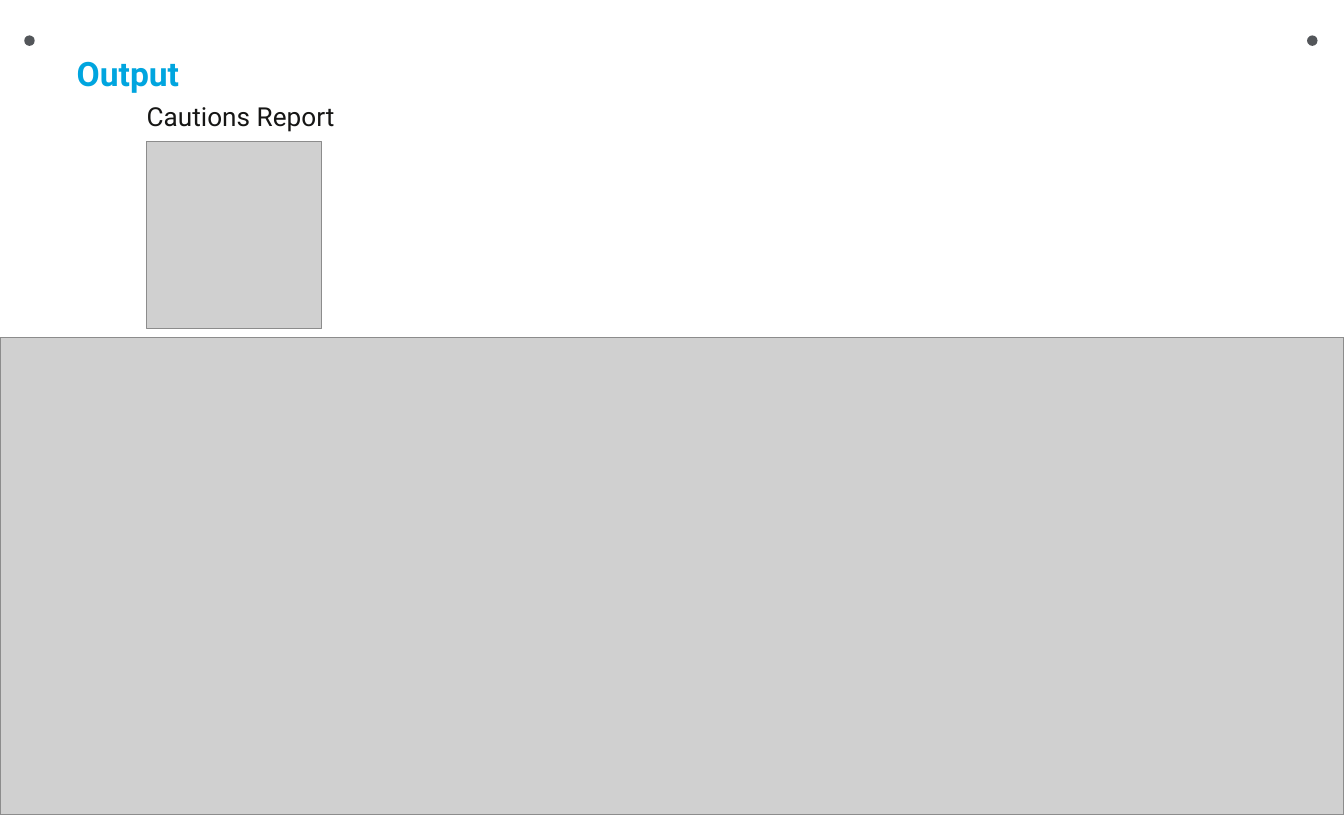
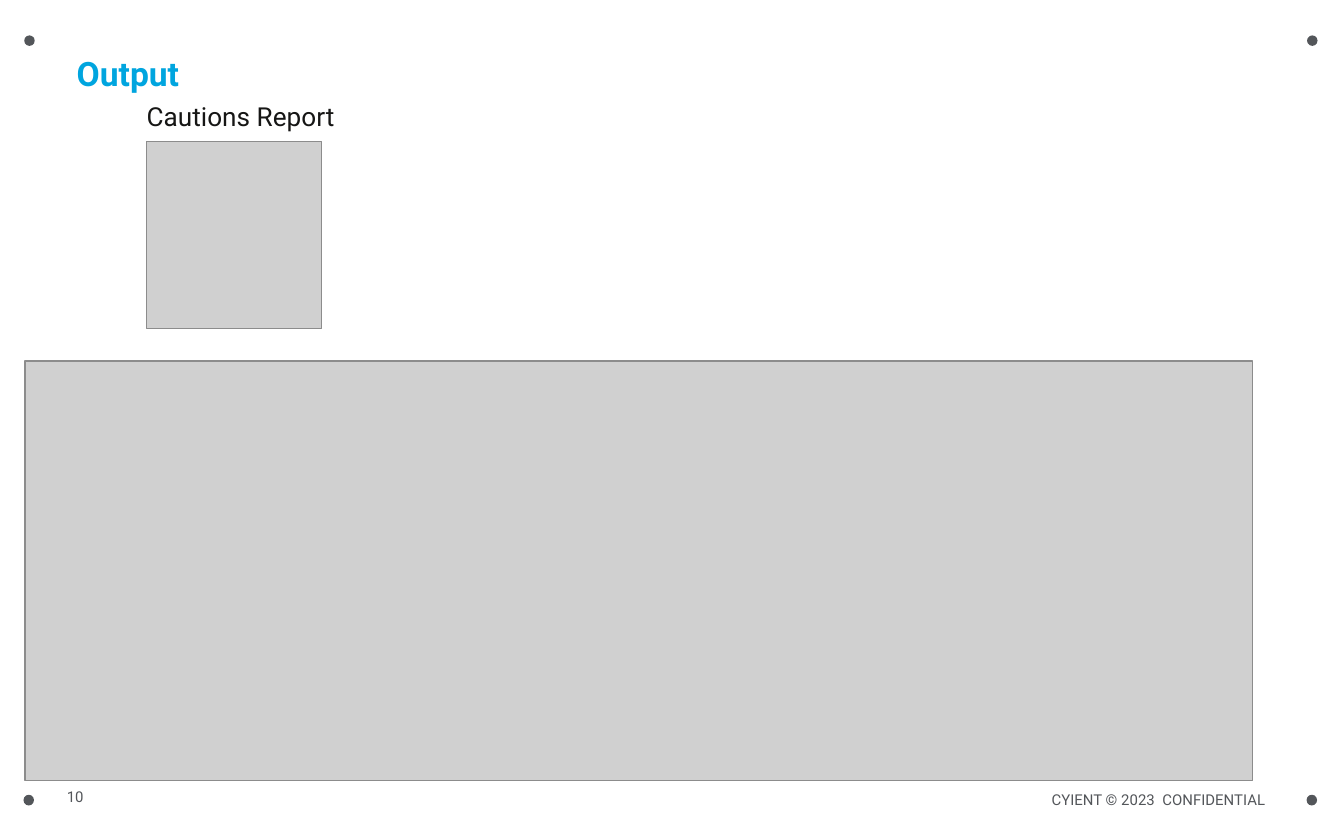
Before and after one commit to JeromeeKaram/FetchCaution, a slide deck: slide 10 of ExtractCautionsForEM/bin/Debug/bin/ExtractCautionsFromEngineManualTool.pptx. Drawn at 1344x840 pixels with LibreOffice and Linux fonts; fonts in the diff are those of the drawing; grey boxes stand for pictures. Boxes give left, top, right and bottom in pixels: in the first picture for what was removed or moved away, otherwise in the second. Text is boxed around its words. In the diff, an @@ line names an element or a change of style, - is before the commit and + after.

```diff
--- a/ExtractCautionsForEM/bin/Debug/bin/ExtractCautionsFromEngineManualTool.pptx
+++ b/ExtractCautionsForEM/bin/Debug/bin/ExtractCautionsFromEngineManualTool.pptx
@@ picture: place and size @@
-picture at [0,337,1344,814]
+picture at [24,362,1253,781]
@@ ellipse added at [24,794,35,805], fill #53565A @@
@@ page number added at [67,791,84,802], 8 pt, text #53565A @@
+10
@@ text added at [1052,794,1265,805], 8 pt, text #53565A @@
+CYIENT © 2023 CONFIDENTIAL
@@ ellipse added at [1306,794,1317,805], fill #53565A @@
```
Also in this commit, not shown: 3 other files.
